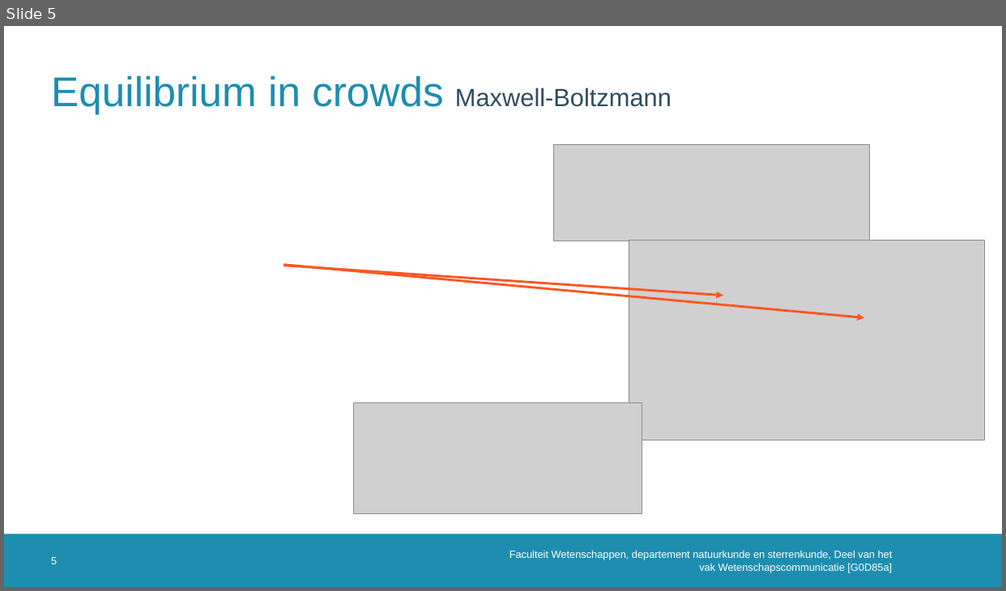
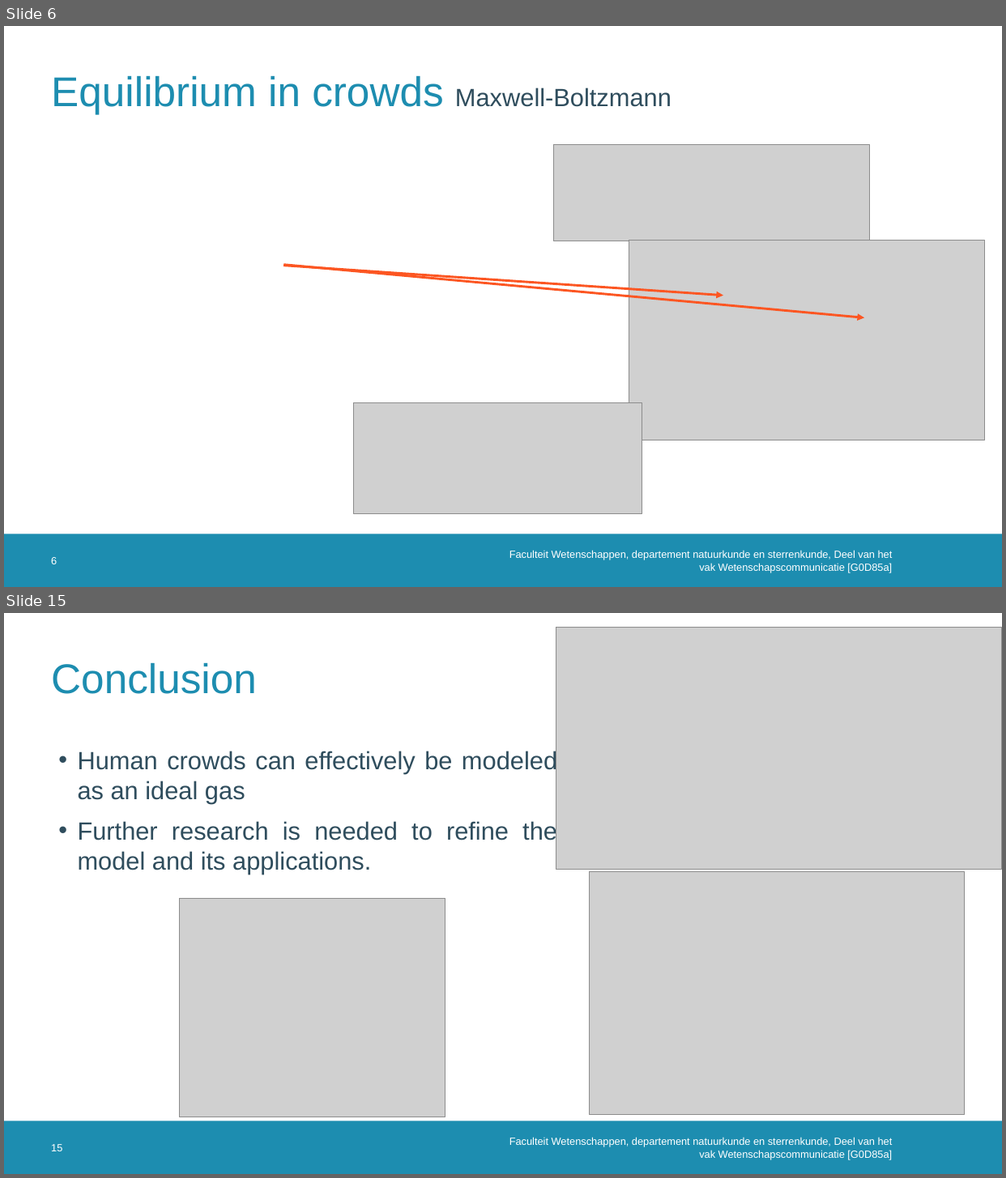
Before and after one commit to MathiMuts/WetCom, a slide deck: Crowds- Li.pptx. Shown one above the other, each under a label of ours: slide 5 before the commit, slides 6 and 15 after it; the slides between them are not shown. The pictures are 1006x591 and 1006x1178 pixels, drawn with LibreOffice and Linux fonts; fonts in the diff are those of the drawing; grey boxes stand for pictures; background and template pictures are left out. Boxes give left, top, right and bottom in pixels: in the first picture for what was removed or moved away, otherwise in the second. Text is boxed around its words. In the diff, an @@ line names an element or a change of style, - is before the commit and + after.

```diff
--- a/Crowds- Li.pptx
+++ b/Crowds- Li.pptx
@@ slide 15 added at <box>4,613,1002,1174</box>, background #FFFFFF; not listed: 1 template element that a slide beside it also shows @@
@@ picture added at <box>556,628,1002,869</box> @@
@@ title added at <box>51,662,257,694</box>, 40 pt, text #1D8DB0 @@
+Conclusion
@@ text added at <box>78,750,557,874</box>, 24 pt, text #2F4D5D @@
+• Human crowds can effectively be modeled as an ideal gas
+• Further research is needed to refine the model and its applications.
@@ picture added at <box>590,872,965,1114</box> @@
@@ picture added at <box>179,899,445,1118</box> @@
@@ page number added at <box>51,1144,62,1152</box>, 10 pt, text #FFFFFF @@
+15
@@ text added at <box>509,1137,893,1160</box>, 10 pt, text #FFFFFF @@
+Faculteit Wetenschappen, departement natuurkunde en sterrenkunde, Deel van het vak Wetenschapscommunicatie [G0D85a]
@@ what was slide 5 is now slide 6 @@
@@ page number at <box>51,557,57,565</box>: text changed @@
-5
+6
```
Also in this commit, not shown: 4 slides changed, 8 other slides added.
